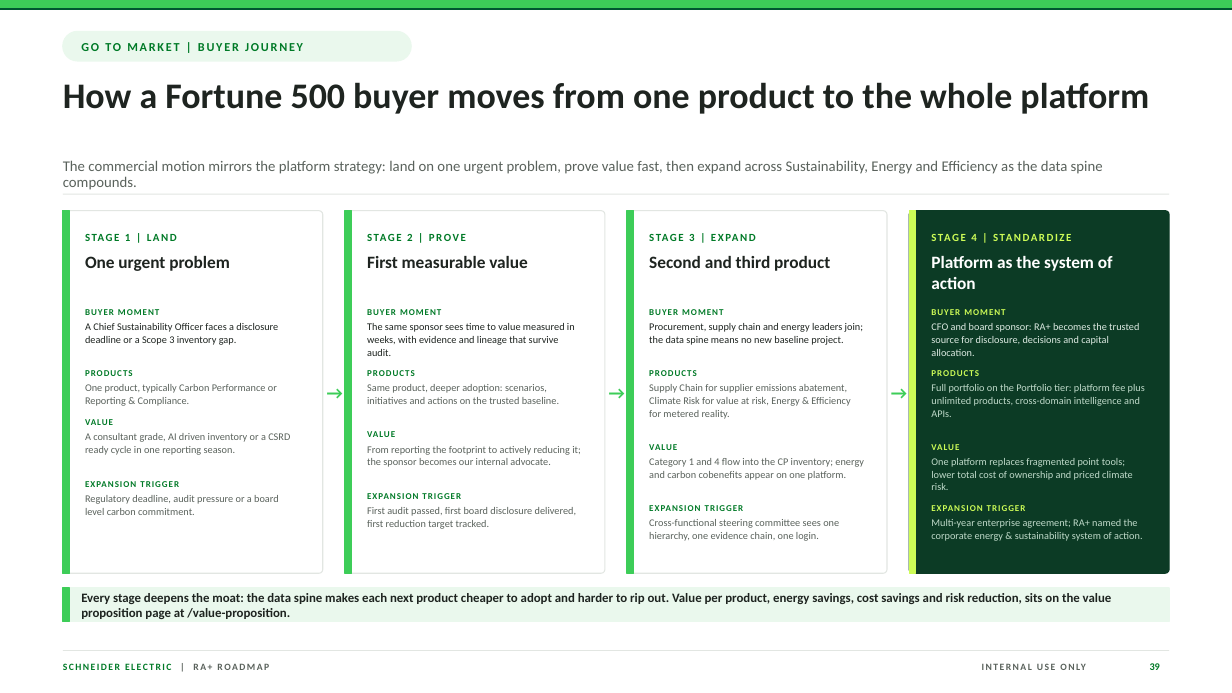
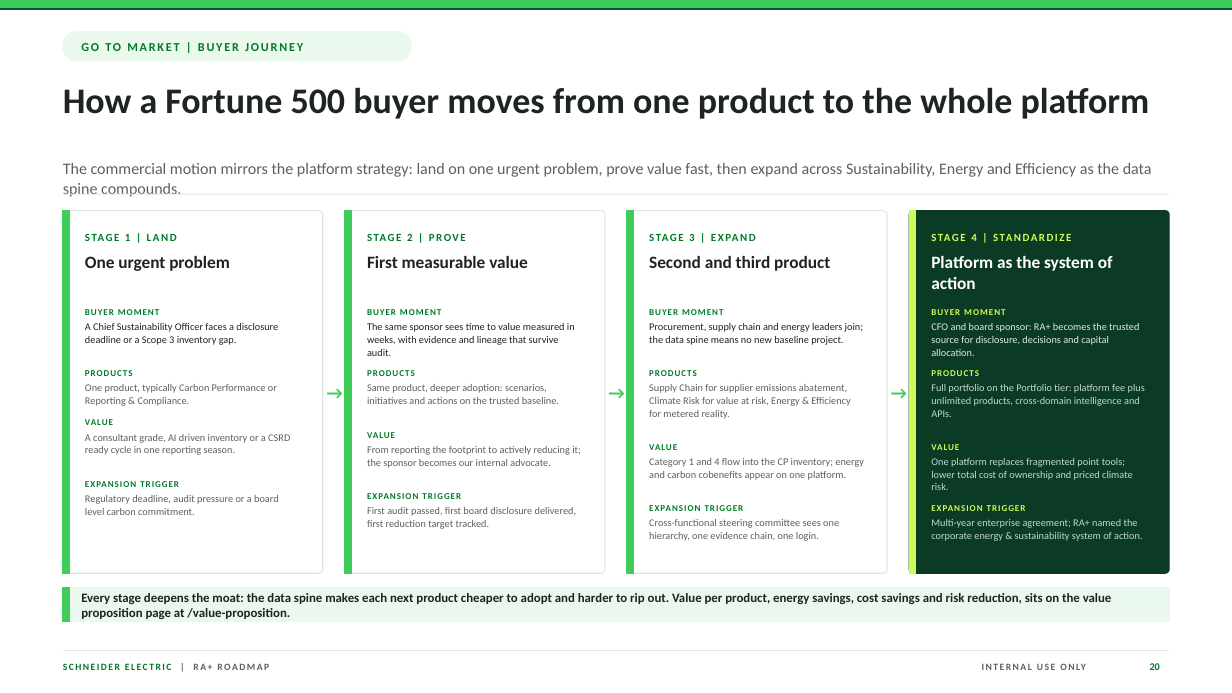
Before and after one commit to julienpicaud-se/updated-ra-plus-strategy-roadmap-presentation-sept-xx-2026, a slide deck: slide 20 of public/RA-Plus-Strategy-and-Roadmap-PowerPoint-Compatible.pptx (slide 39 before the commit). Drawn at 1232x693 pixels with LibreOffice and Linux fonts; fonts in the diff are those of the drawing. Boxes give left, top, right and bottom in pixels: in the first picture for what was removed or moved away, otherwise in the second. Text is boxed around its words. In the diff, an @@ line names an element or a change of style, - is before the commit and + after.

```diff
--- a/public/RA-Plus-Strategy-and-Roadmap-PowerPoint-Compatible.pptx
+++ b/public/RA-Plus-Strategy-and-Roadmap-PowerPoint-Compatible.pptx
@@ text "How a Fortune 500 buyer ..." at (x1=63, y1=87, x2=1150, y2=119): line spacing 0.9 to 1 @@
@@ text "The commercial motion mirrors the ..." at (x1=63, y1=163, x2=1152, y2=197): size 11.6 to 12.5 pt; line spacing 0.9 to 1 @@
@@ page number at (x1=1150, y1=663, x2=1160, y2=670): text changed @@
-39
+20
```
Also in this commit, not shown: 22 other slides changed, 3 slides added, 88 slides removed.
